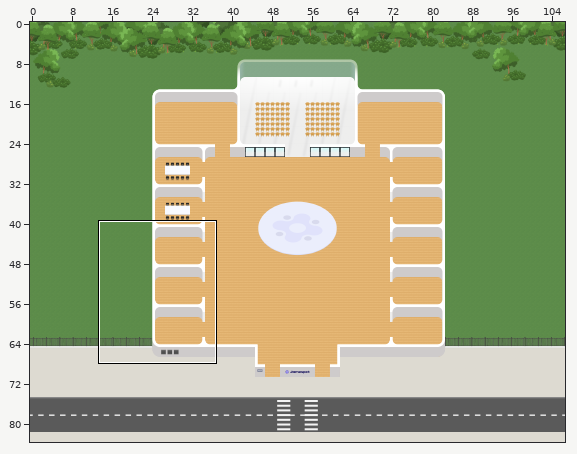
Tiled map (JSON) -- 2026-new-Jland/new-jland-2026.tmj. Above: a wide view before the commit, with the close-up outlined.
Close-up. Earlier state:
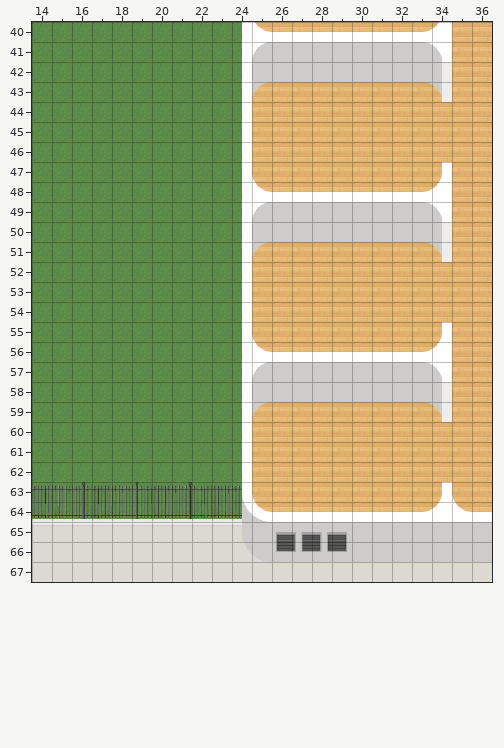
Cells are 32x32 px. Shown: x 14..36, y 40..67. The commit also changed other parts of the map, which this record leaves out.
The result:
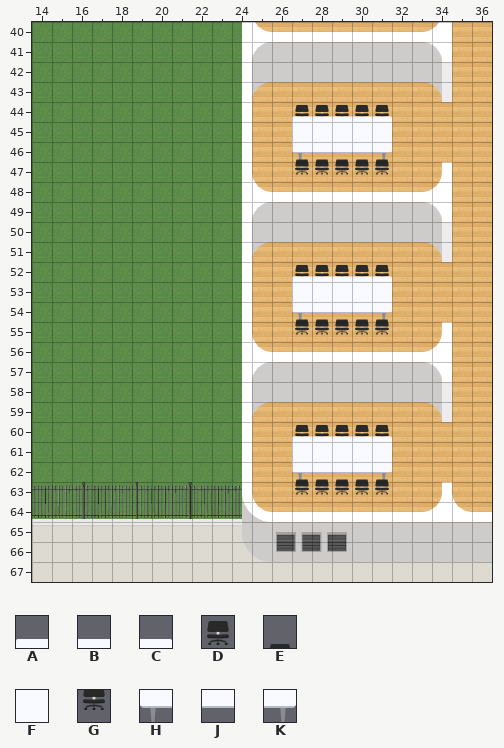
Key: from "Misc": A 0, B 1, C 4, D 5, E 6, F 40, G 46, H 80, J 81, K 84.
_ is an empty cell, . an unchanged one.
The exact change:
--- layer "Misc Down"
@@ x 27..31 @@
-44 _____
+44 DDDDD
@@ x 27..31 @@
-46 _____
+46 HJJJK
@@ x 27..31 @@
-52 _____
+52 DDDDD
@@ x 27..31 @@
-54 _____
+54 HJJJK
@@ x 27..31 @@
-60 _____
+60 DDDDD
@@ x 27..31 @@
-62 _____
+62 HJJJK
--- layer "Misc up"
@@ x 27..31 @@
-44 _____
-45 _____
-46 _____
-47 _____
+44 ABBBC
+45 FFFFF
+46 EEEEE
+47 GGGGG
@@ x 27..31 @@
-52 _____
-53 _____
-54 _____
-55 _____
+52 ABBBC
+53 FFFFF
+54 EEEEE
+55 GGGGG
@@ x 27..31 @@
-60 _____
-61 _____
-62 _____
-63 _____
+60 ABBBC
+61 FFFFF
+62 EEEEE
+63 GGGGG
Boxes around the changes in both close-ups, in picture pixels (x1, y1, x2, y2):
added: (292, 105, 392, 175)
added: (292, 265, 392, 335)
added: (292, 425, 392, 495)
